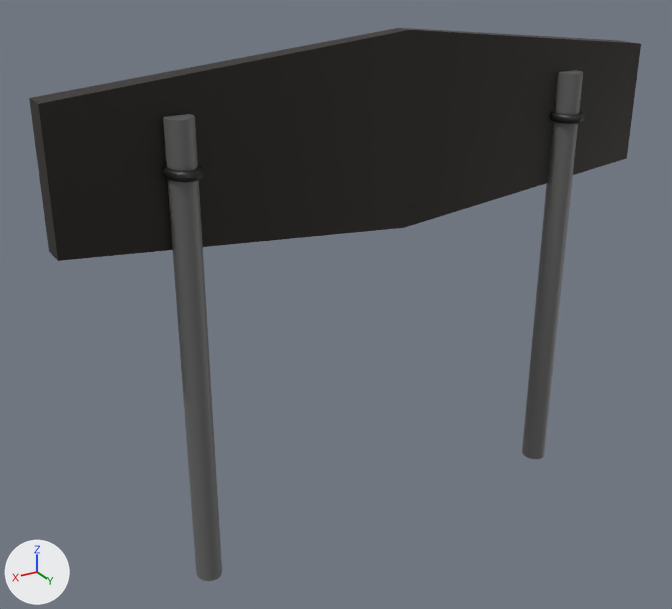
The FBX model project/Test/Assets/centralCity/CentralCIty.fbx: old version first, new version second.
Both versions are drawn from a 50 mm lens placed at (28.9, 37.4, 20.2), pointed at (5.7, -1.4, 0.8). The axes (+X, +Y, +Z) are drawn at lower left. The lights are the same throughout. Where no turn or scale is listed for an object, it has been applied to the vertices.

Script lines for the objects in view, before the commit:
```python
mat_material_002 = principled_material('Material.002')
mat_material_002.base_color = (0.00867, 0.00607, 0.00265)  # black #171209
mat_material_003 = principled_material('Material.003')
mat_material_003.base_color = (0.13, 0.134, 0.129)  # dark grey #656665
me_cube_001 = bpy.data.meshes.new('Cube.001')
me_cube_001.from_pydata(...)  # 12 vertices, 10 faces; spans x -16.8..16.8, y -0.8..0.8, z -5.0..5.0
me_cube_001.materials.append(mat_material_002)  # black #171209
me_cylinder_001 = bpy.data.meshes.new('Cylinder.001')
me_cylinder_001.from_pydata(...)  # a 32-sided cylinder along z spanning x -0.7..0.7, y -0.7..0.7, z -12.0..12.0
me_cylinder_001.materials.append(mat_material_003)  # dark grey #656665
me_cylinder_002 = bpy.data.meshes.new('Cylinder.002')
me_cylinder_002.from_pydata(...)  # a 32-sided cylinder along z spanning x -0.7..0.7, y -0.7..0.7, z -12.0..12.0
me_cylinder_002.materials.append(mat_material_003)  # dark grey #656665
ob_cube = bpy.data.objects.new('Cube', me_cube_001)
ob_cube.location = (3.27, -0.83, 9.74)
ob_cylinder_001 = bpy.data.objects.new('Cylinder.001', me_cylinder_001)
ob_cylinder_001.location = (14.33, 0.12, 0.0)
ob_cylinder_002 = bpy.data.objects.new('Cylinder.002', me_cylinder_002)
ob_cylinder_002.location = (-8.07, 0.12, 0.0)
```
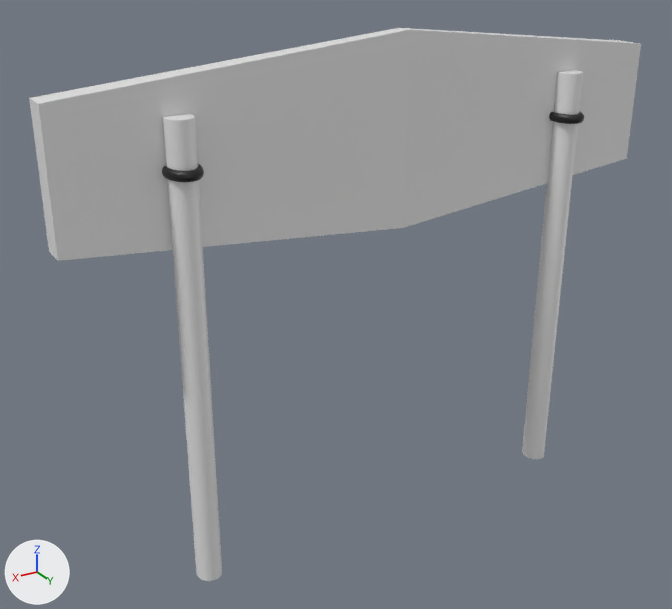
The edits, one by one:
Material 'Material.003' (mat_material_003) changes colour from dark grey #656665 to white #e7e7e7; in linear values from (0.13, 0.134, 0.129) to (0.8, 0.8, 0.8).
Material 'Material.002' (mat_material_002) changes colour from black #171209 to white #e7e7e7; in linear values from (0.00867, 0.00607, 0.00265) to (0.8, 0.8, 0.8).

Changed parts and their boxes (x1, y1, x2, y2) in the pictures (672 x 609 px):
'Cube', recoloured (black to grey)
    both: (29, 28, 641, 261)
'Cylinder.001', recoloured
    both: (163, 114, 222, 581)
'Cylinder.002', recoloured
    both: (522, 70, 583, 459)
